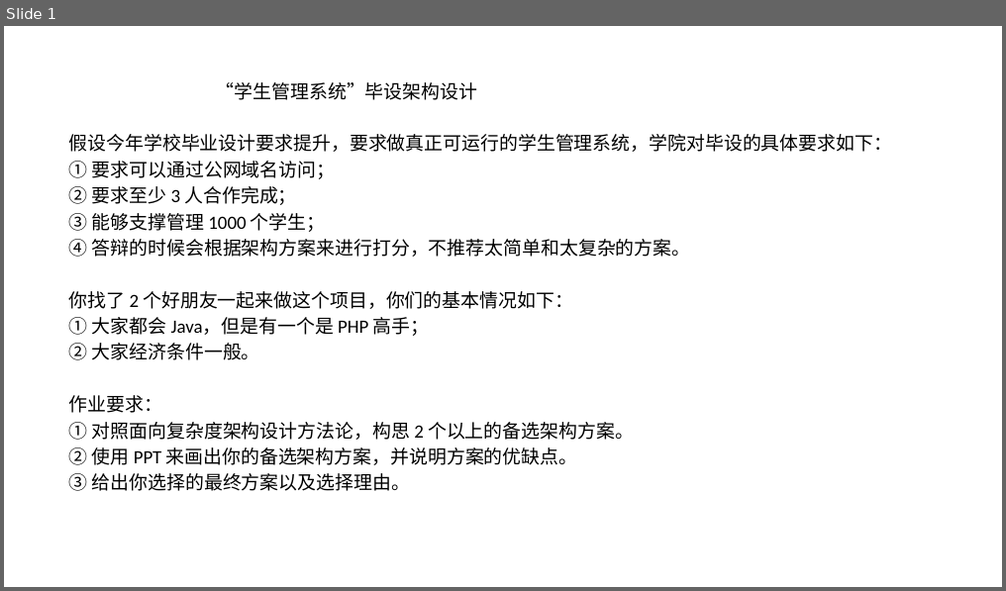
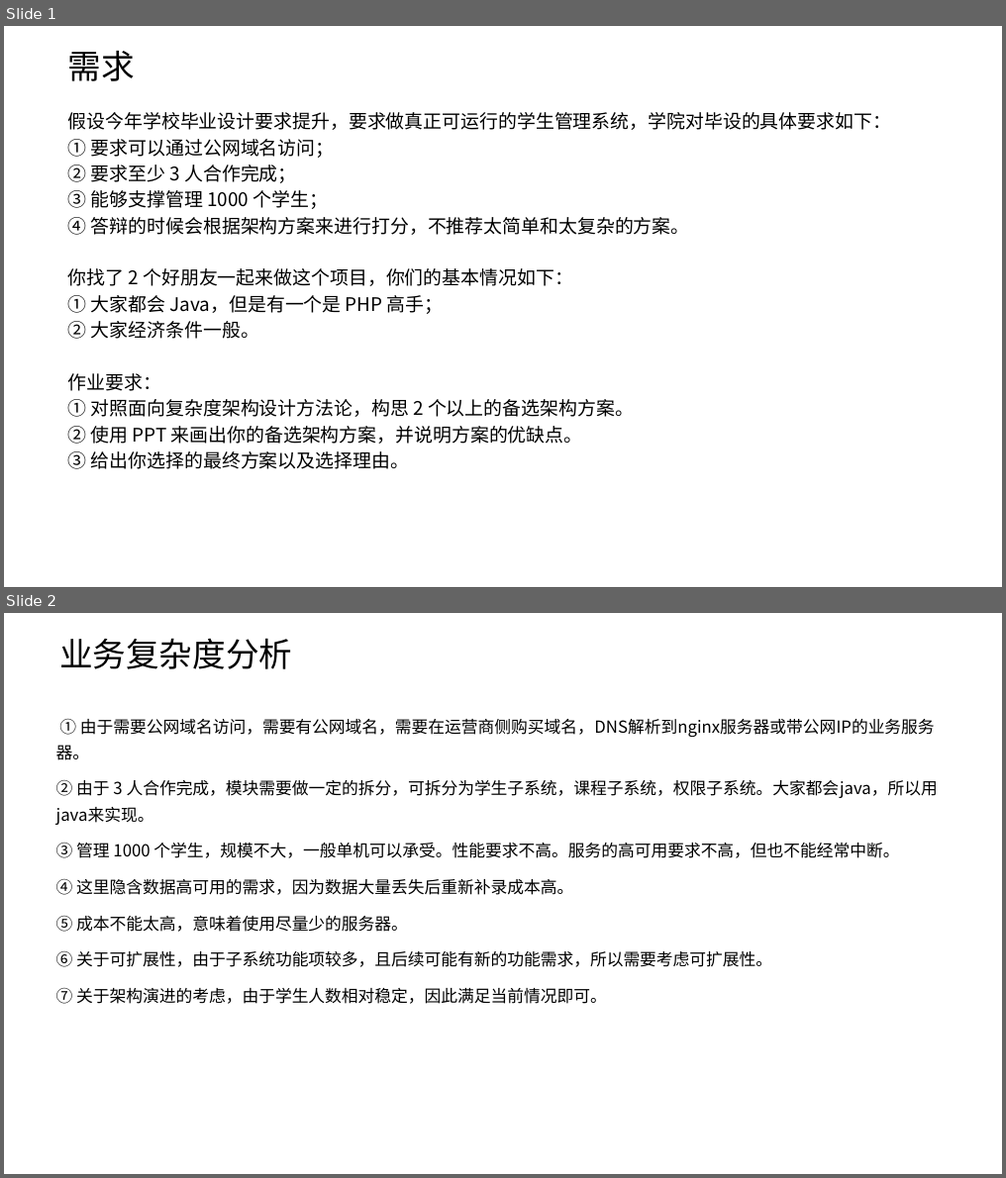
Before and after one commit to snowwolf-lw/learn-architecture, a slide deck: 模块一作业/学生管理系统.pptx. Shown one above the other, each under a label of ours: slide 1 before the commit, slides 1 and 2 after it. The pictures are 1006x591 and 1006x1178 pixels, drawn with LibreOffice and Linux fonts; fonts in the diff are those of the drawing. Boxes give left, top, right and bottom in pixels: in the first picture for what was removed or moved away, otherwise in the second. Text is boxed around its words. In the diff, an @@ line names an element or a change of style, - is before the commit and + after.

```diff
--- a/模块一作业/学生管理系统.pptx
+++ b/模块一作业/学生管理系统.pptx
@@ slide 2 added at [4,613,1002,1174], background #FFFFFF @@
@@ text added at [59,638,292,669], 32 pt, text #000000 @@
+业务复杂度分析
@@ subtitle added at [56,719,938,1004], 16 pt, text #000000 @@
+① 由于需要公网域名访问，需要有公网域名，需要在运营商侧购买域名，DNS解析到nginx服务器或带公网IP的业务服务器。
+② 由于 3 人合作完成，模块需要做一定的拆分，可拆分为学生子系统，课程子系统，权限子系统。大家都会java，所以用java来实现。
+③ 管理 1000 个学生，规模不大，一般单机可以承受。性能要求不高。服务的高可用要求不高，但也不能经常中断。
+④ 这里隐含数据高可用的需求，因为数据大量丢失后重新补录成本高。
+⑤ 成本不能太高，意味着使用尽量少的服务器。
+⑥ 关于可扩展性，由于子系统功能项较多，且后续可能有新的功能需求，所以需要考虑可扩展性。
+⑦ 关于架构演进的考虑，由于学生人数相对稳定，因此满足当前情况即可。
@@ slide 1 changed as well @@
@@ text added at [68,51,135,81], 32 pt, text #000000 @@
+需求
@@ subtitle at [216,82,478,100]: paragraph removed @@
-“学生管理系统”毕设架构设计
@@ subtitle "假设今年学校毕业设计要求提升，要求做真正可运行的学生管理系统，学院对毕设的具体要求如下：": place and size @@
-subtitle "假设今年学校毕业设计要求提升，要求做真正可运行的学生管理系统，学院对毕设的具体要求如下：" at [69,82,893,491]
+subtitle "假设今年学校毕业设计要求提升，要求做真正可运行的学生管理系统，学院对毕设的具体要求如下：" at [68,112,892,470]
@@ subtitle "假设今年学校毕业设计要求提升，要求做真正可运行的学生管理系统，学院对毕设的具体要求如下：" at [68,112,892,470]: font Calibri to Noto Sans CJK SC @@
```
Also in this commit, not shown: 3 other slides added, 1 slide removed.
